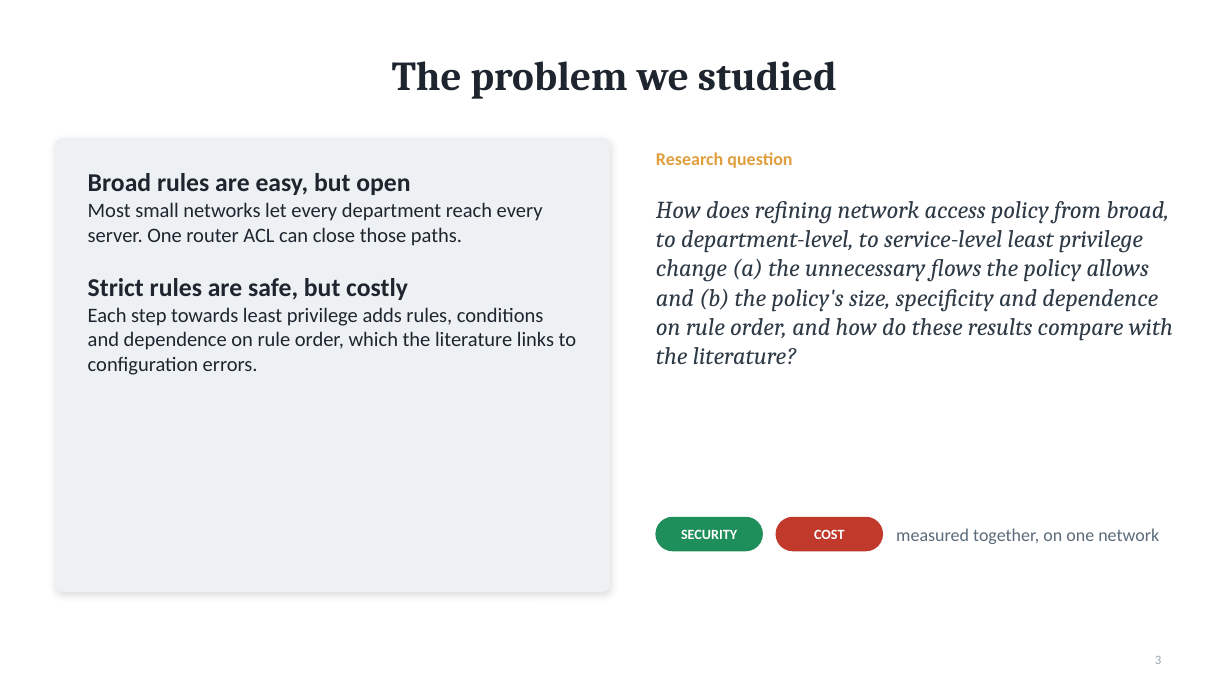
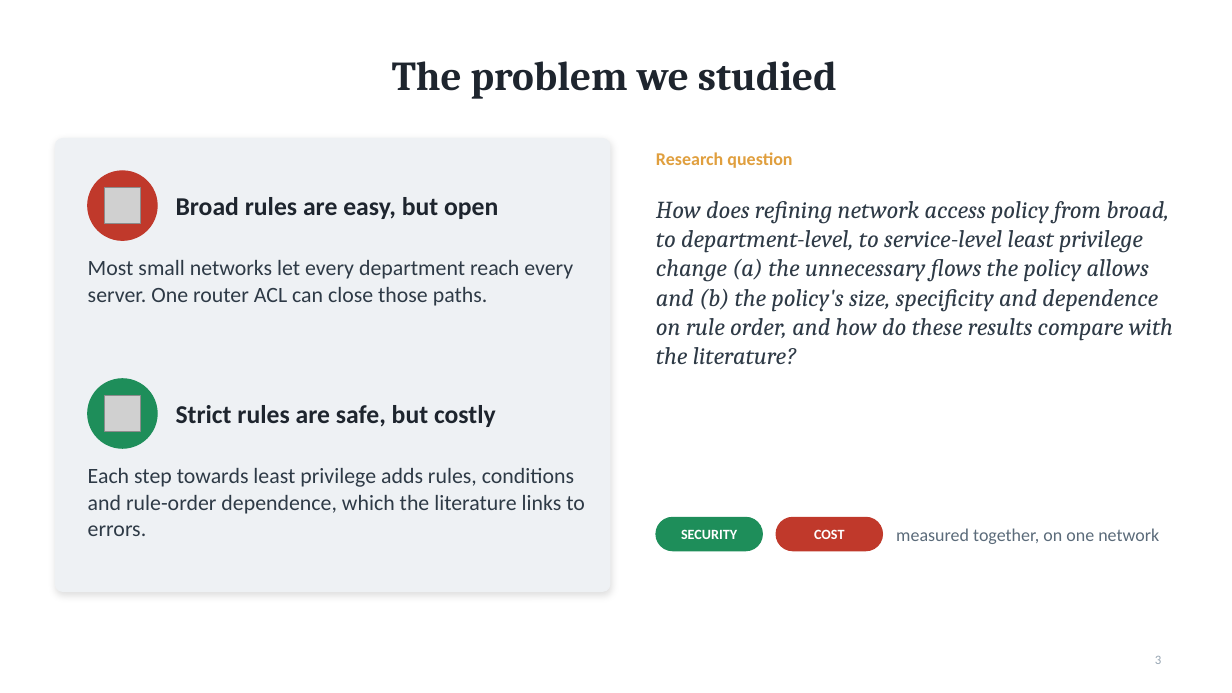
Before and after one commit to darshanpvt007-afk/firewall-policy-complexity-case-study, a slide deck: slide 3 of report/case-study-presentation.pptx. Drawn at 1232x693 pixels with LibreOffice and Linux fonts; fonts in the diff are those of the drawing; grey boxes stand for pictures. Boxes give left, top, right and bottom in pixels: in the first picture for what was removed or moved away, otherwise in the second. Text is boxed around its words. In the diff, an @@ line names an element or a change of style, - is before the commit and + after.

```diff
--- a/report/case-study-presentation.pptx
+++ b/report/case-study-presentation.pptx
@@ text at (88,173,410,195): paragraph removed @@
-Broad rules are easy, but open
@@ ellipse added at (88,171,157,240), fill #C0392B, outline #C0392B 1 pt @@
@@ picture added at (104,188,140,224) @@
@@ text added at (176,197,498,219), 20 pt, text #1E252E, bold @@
+Broad rules are easy, but open
@@ text "Most small networks let every ...": place and size @@
-text "Most small networks let every ..." at (88,173,576,375)
+text "Most small networks let every ..." at (88,260,573,306)
@@ text "Most small networks let every ..." at (88,260,573,306): size 16 to 17 pt, text colour #1E252E to #2E3A46 @@
@@ text at (88,278,576,375): paragraphs removed @@
-Strict rules are safe, but costly
-Each step towards least privilege adds rules, conditions and dependence on rule order, which the literature links to configuration errors.
@@ ellipse added at (88,379,157,448), fill #1E8E5A, outline #1E8E5A 1 pt @@
@@ picture added at (104,396,140,432) @@
@@ text added at (176,405,496,427), 20 pt, text #1E252E, bold @@
+Strict rules are safe, but costly
@@ text added at (88,468,585,536), 17 pt, text #2E3A46 @@
+Each step towards least privilege adds rules, conditions and rule-order dependence, which the literature links to errors.
```
Also in this commit, not shown: 10 other slides changed, 2 other files.
